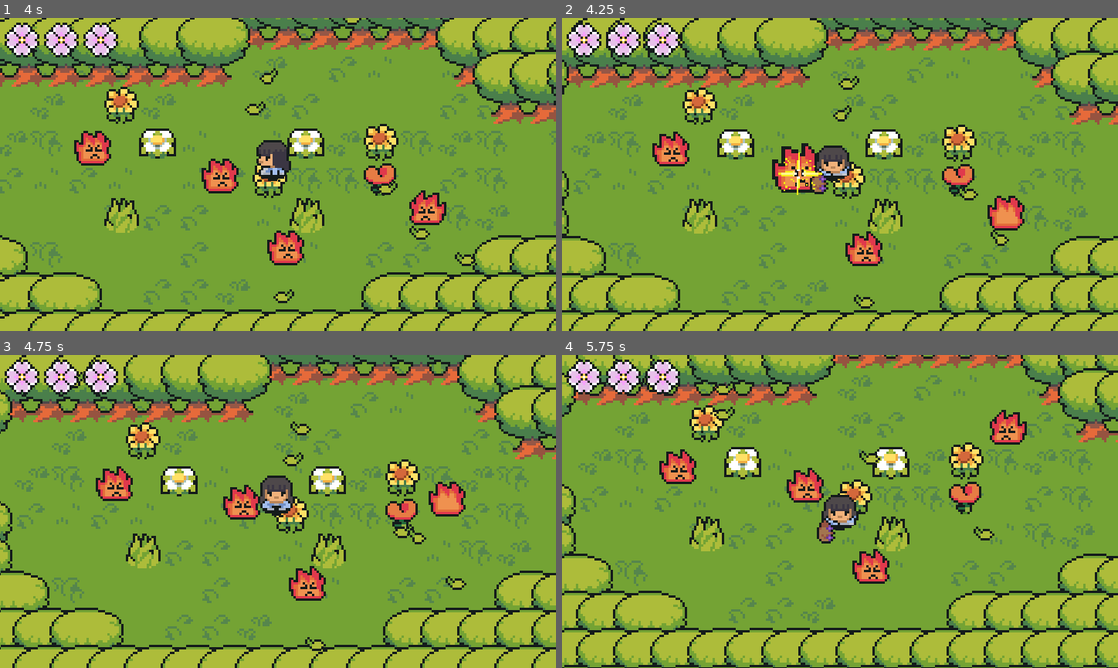
Above: before the commit, frames 1-4 (two rows, left to right).
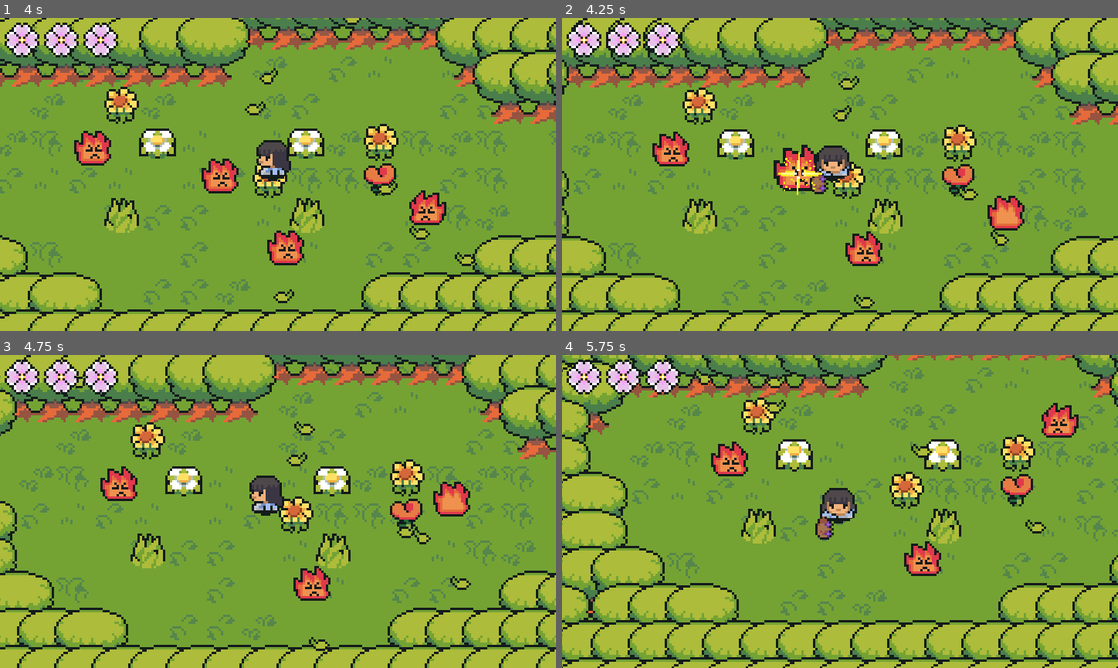
Above: after the commit, the same moments.

Repository: gynura/to_you
Game: Godot game, scene res://scenes/maps/world.tscn
The game is run twice, just before and just after one commit, with the same random seed, the same clock (stepped at 60 frames per second) and the same inputs.
Inputs:
- Up to frame 1 (4 s): hold D (ui_right) 0.53-1.28 s; hold J (attack_button) 0.53-1.28 s; hold S (ui_down) 1.28-2.03 s; tap E (interact_button) at 1.35, 2.85 s; hold D (ui_right) 2.03-2.78 s; hold J (attack_button) 2.03-2.78 s; hold W (ui_up) 2.78-3.53 s; hold A (ui_left) from 3.53 s (still down); hold J (attack_button) from 3.53 s (still down)
- Up to frame 2 (4.25 s): keep holding A (ui_left); keep holding J (attack_button)
- Up to frame 3 (4.75 s): keep holding A (ui_left); release J (attack_button) at 4.28 s; tap E (interact_button) at 4.35 s
- Up to frame 4 (5.75 s): release A (ui_left) at 5.03 s; hold S (ui_down) from 5.03 s (still down); hold J (attack_button) from 5.03 s (still down)

Frame 1 is identical in both runs. In frame 2, 0.3% of the frame differs, in the area x 37-46%, y 40-56%; in frame 3, 23%; in frame 4, 45%, in the area x 0-100%, y 0-100%.

Commit message:
player and flame_enemy sound hits + flame_enemy death animation

Diff:
--- a/scenes/enemies/flame_enemy.gd
+++ b/scenes/enemies/flame_enemy.gd
@@ -8,12 +8,15 @@
 @export var endPoint: Marker2D
 var animationDirection
 var limitBeforeChangingDirection = 0.5
-var currentHealth = 3
+@export var MAX_HEALTH = 2
+var currentHealth = 2
+@onready var hitSound = $HitSound
 # Definition of the behaviour types of this enemy
 enum{
 	MOVE_FREELY,
 	MOVE_TO_POINT
 }
+# State machine of the enemy's actions
 enum{
 	IDLE,
 	MOVE,
@@ -124,7 +127,18 @@
 	tween.tween_property($AnimatedSprite2D,"modulate",Color.WHITE,0.1)
 
 func playerHit():
-	hittedEnemy()
+
 	$HitFx.emitting = true
 	currentHealth -= 1
-	# TODO death animation/vanishing effect
+	if currentHealth <= 0:
+		$EnemyHitBox/CollisionShape2D.disabled = true
+		death()
+	else: hittedEnemy()
+
+func death():
+	tween = create_tween()
+	tween.set_ease(tween.EASE_OUT)
+	tween.set_trans(Tween.TRANS_CIRC)
+	tween.tween_property($AnimatedSprite2D, "scale", Vector2(1.5,1.5), 0.2)
+	tween.tween_property($AnimatedSprite2D, "scale", Vector2.ZERO, 0.2)
+	tween.tween_callback(self.queue_free)
--- a/scenes/enemies/flame_enemy.tscn
+++ b/scenes/enemies/flame_enemy.tscn
@@ -1,9 +1,10 @@
-[gd_scene load_steps=26 format=3 uid="uid://27tp05alwpr6"]
+[gd_scene load_steps=27 format=3 uid="uid://27tp05alwpr6"]
 
 [ext_resource type="Texture2D" uid="uid://b0ggaek3juiw" path="res://assets/sprites/enemies/flame_enemy.png" id="1_7mbmp"]
 [ext_resource type="Script" path="res://scenes/enemies/flame_enemy.gd" id="1_g2ofe"]
 [ext_resource type="Texture2D" uid="uid://8yxjss2chffo" path="res://assets/sprites/characters/Shadow.png" id="2_k1415"]
 [ext_resource type="Texture2D" uid="uid://cpj2fjbytndob" path="res://assets/sprites/particles/hit_fx.png" id="4_mopdu"]
+[ext_resource type="AudioStream" uid="uid://bwbq13m3so7w0" path="res://assets/sound/fx/FireEnemyHit.wav" id="5_yitqh"]
 
 [sub_resource type="CircleShape2D" id="CircleShape2D_6k1ui"]
 
@@ -209,5 +210,11 @@
 anim_speed_min = 1.0
 anim_speed_max = 1.0
 
+[node name="HitSound" type="AudioStreamPlayer2D" parent="."]
+stream = ExtResource("5_yitqh")
+volume_db = -28.657
+pitch_scale = 1.02
+attenuation = 0.933033
+
 [connection signal="body_entered" from="CheckSurroundingsArea" to="." method="_on_area_2d_body_entered"]
 [connection signal="timeout" from="Timer" to="." method="_on_timer_timeout"]
--- a/scenes/player.gd
+++ b/scenes/player.gd
@@ -90,14 +90,15 @@
 func endInvincibility():
 	isHurt = false
 
-func enemyHit(enemy):
+func enemyHit(enemyArea):
 	currentHealth -= 1
+	enemyArea.owner.hitSound.play()
 	# REMOVE LATER
 	if currentHealth <= 0:
 		currentHealth = MAX_HEALTH
 	health_change.emit()
 	isHurt = true
-	knockback(enemy.get_parent().get_velocity())
+	knockback(enemyArea.get_parent().get_velocity())
 	playHurtAnimation()
 	$HurtTimer.start()
 
--- a/scenes/weapon.gd
+++ b/scenes/weapon.gd
@@ -88,6 +88,6 @@
 func _on_next_attack_timer_timeout():
 	emit_signal("next_attack")
 
-
 func _on_hit_box_enemy_hurt():
+	$HitSound.play()
 	emit_signal("enemy_hit")
--- a/scenes/weapon.tscn
+++ b/scenes/weapon.tscn
@@ -1,8 +1,9 @@
-[gd_scene load_steps=5 format=3 uid="uid://0ocf08du6ep5"]
+[gd_scene load_steps=6 format=3 uid="uid://0ocf08du6ep5"]
 
 [ext_resource type="Texture2D" uid="uid://yxynev5kw0oy" path="res://assets/sprites/weapons/flower_club_in_hand.png" id="1_8mu82"]
 [ext_resource type="Script" path="res://scenes/weapon.gd" id="2_44hsx"]
 [ext_resource type="Script" path="res://scenes/weaponHitBox.gd" id="2_k7x57"]
+[ext_resource type="AudioStream" uid="uid://dlfhglq7ca221" path="res://assets/sound/fx/PlayerHit.wav" id="4_bnn00"]
 
 [sub_resource type="RectangleShape2D" id="RectangleShape2D_j50tb"]
 size = Vector2(8, 12)
@@ -26,6 +27,11 @@
 wait_time = 0.2
 one_shot = true
 
+[node name="HitSound" type="AudioStreamPlayer2D" parent="."]
+stream = ExtResource("4_bnn00")
+volume_db = -28.0
+pitch_scale = 0.79
+
 [connection signal="area_entered" from="HitBox" to="HitBox" method="_on_area_entered"]
 [connection signal="enemy_hurt" from="HitBox" to="." method="_on_hit_box_enemy_hurt"]
 [connection signal="timeout" from="NextAttackTimer" to="." method="_on_next_attack_timer_timeout"]
Not shown, added: assets/sound/fx/FireEnemyHit.wav.import
Not shown, added: assets/sound/fx/Kill.wav.import
Not shown, added: assets/sound/fx/PlayerHit.wav.import
Not shown: 1 places in scenes/player.tscn that only renumber resources
Not shown, added: assets/sound/fx/FireEnemyHit.wav
Not shown, added: assets/sound/fx/Kill.wav
Not shown, added: assets/sound/fx/PlayerHit.wav
